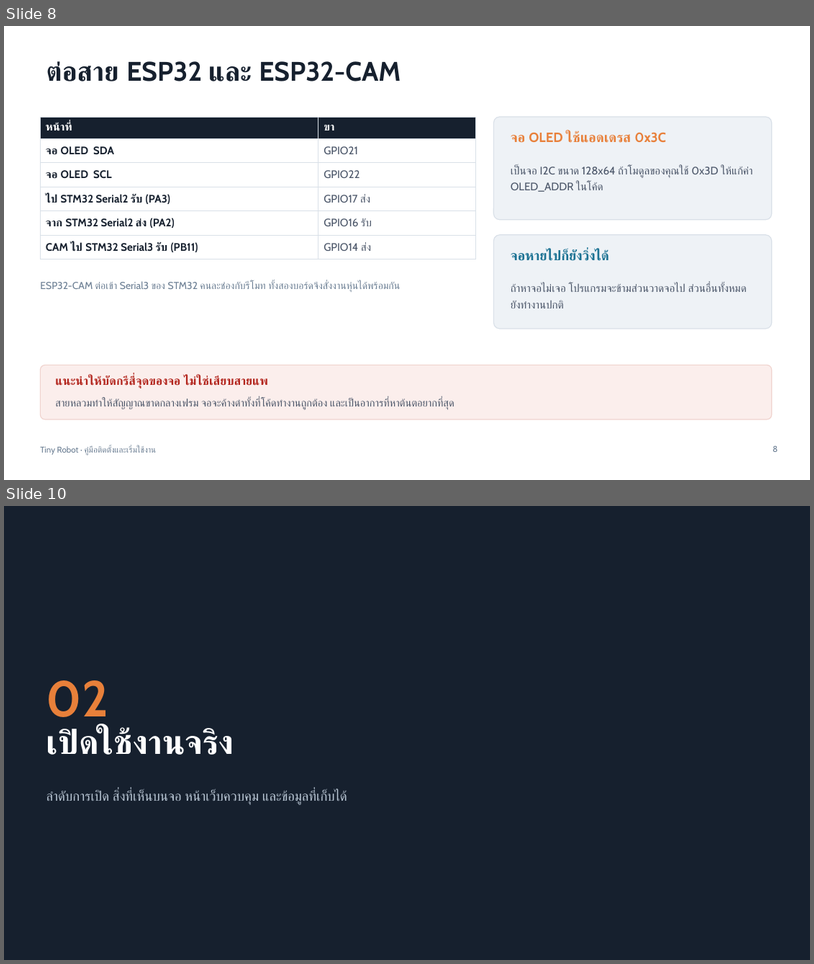
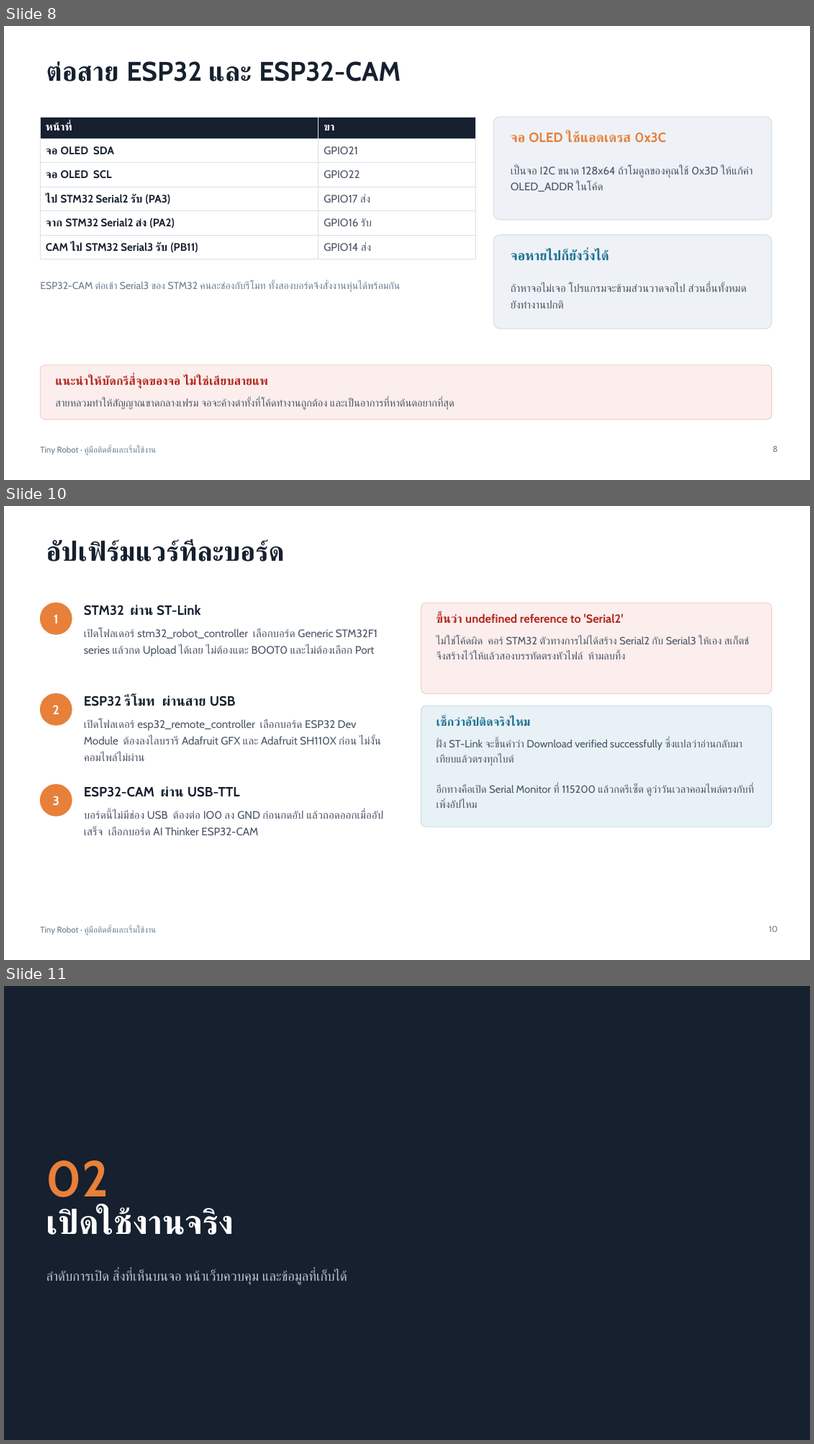
Before and after one commit to 65050090-nichanan/Tiny-robot, a slide deck: docs/Tiny-Robot-Setup-Guide-TH.pptx. Shown one above the other, each under a label of ours: slides 8 and 10 before the commit, slides 8, 10 and 11 after it; the slides between them are not shown. The pictures are 814x964 and 814x1444 pixels, drawn with LibreOffice and Linux fonts; fonts in the diff are those of the drawing. Boxes give left, top, right and bottom in pixels: in the first picture for what was removed or moved away, otherwise in the second. Text is boxed around its words. In the diff, an @@ line names an element or a change of style, - is before the commit and + after.

```diff
--- a/docs/Tiny-Robot-Setup-Guide-TH.pptx
+++ b/docs/Tiny-Robot-Setup-Guide-TH.pptx
@@ slide 10 added at [4, 506, 810, 960], background #FFFFFF; not listed: 1 template element that a slide beside it also shows @@
@@ title added at [46, 540, 285, 561], 32 pt, text #16202E, bold @@
+อัปเฟิร์มแวร์ทีละบอร์ด
@@ ellipse added at [40, 602, 72, 634], fill #E8803A, outline #E8803A 1 pt @@
@@ text added at [84, 605, 201, 615], 16 pt, text #16202E, bold @@
+STM32 ผ่าน ST-Link
@@ rounded rectangle added at [422, 602, 772, 693], fill #FBEEEC, outline #F0D3CE 1 pt @@
@@ text added at [437, 613, 624, 623], 14 pt, text #B3261E, bold @@
+ขึ้นว่า undefined reference to 'Serial2'
@@ text added at [54, 614, 58, 623], 15 pt, text #FFFFFF, bold @@
+1
@@ text added at [84, 628, 378, 656], 13 pt, text #4A5568 @@
+เปิดโฟลเดอร์ stm32_robot_controller เลือกบอร์ด Generic STM32F1 series แล้วกด Upload ได้เลย ไม่ต้องแตะ BOOT0 และไม่ต้องเลือก Port
@@ text added at [437, 636, 750, 659], 12.5 pt, text #4A5568 @@
+ไม่ใช่โค้ดผิด คอร์ STM32 ตัวทางการไม่ได้สร้าง Serial2 กับ Serial3 ให้เอง สเก็ตช์จึงสร้างไว้ให้แล้วสองบรรทัดตรงหัวไฟล์ ห้ามลบทิ้ง
@@ ellipse added at [40, 693, 72, 725], fill #E8803A, outline #E8803A 1 pt @@
@@ text added at [84, 695, 236, 706], 16 pt, text #16202E, bold @@
+ESP32 รีโมท ผ่านสาย USB
@@ text added at [53, 705, 59, 714], 15 pt, text #FFFFFF, bold @@
+2
@@ text added at [84, 719, 381, 761], 13 pt, text #4A5568 @@
+เปิดโฟลเดอร์ esp32_remote_controller เลือกบอร์ด ESP32 Dev Module ต้องลงไลบรารี Adafruit GFX และ Adafruit SH110X ก่อน ไม่งั้นคอมไพล์ไม่ผ่าน
@@ rounded rectangle added at [422, 705, 772, 826], fill #E8F1F5, outline #CBE0E9 1 pt @@
@@ text added at [437, 717, 530, 726], 14 pt, text #1C7293, bold @@
+เช็กว่าอัปติดจริงไหม
@@ ellipse added at [40, 784, 72, 816], fill #E8803A, outline #E8803A 1 pt @@
@@ text added at [84, 786, 240, 797], 16 pt, text #16202E, bold @@
+ESP32-CAM ผ่าน USB-TTL
@@ text added at [437, 784, 754, 808], 12.5 pt, text #4A5568 @@
+ฝั่ง ST-Link จะขึ้นคำว่า Download verified successfully ซึ่งแปลว่าอ่านกลับมาเทียบแล้วตรงทุกไบต์
+อีกทางคือเปิด Serial Monitor ที่ 115200 แล้วกดรีเซ็ต ดูว่าวันเวลาคอมไพล์ตรงกับที่เพิ่งอัปไหม
@@ text added at [53, 795, 59, 805], 15 pt, text #FFFFFF, bold @@
+3
@@ text added at [84, 810, 383, 835], 13 pt, text #4A5568 @@
+บอร์ดนี้ไม่มีช่อง USB ต้องต่อ IO0 ลง GND ก่อนกดอัป แล้วถอดออกเมื่ออัปเสร็จ เลือกบอร์ด AI Thinker ESP32-CAM
@@ page number added at [769, 926, 778, 932], 10 pt, text #6B7E93 @@
+10
@@ what was slide 10 is now slide 11 @@
```
Also in this commit, not shown: 1 slide changed, 1 other slide added, 1 slide removed, 1 other file.
